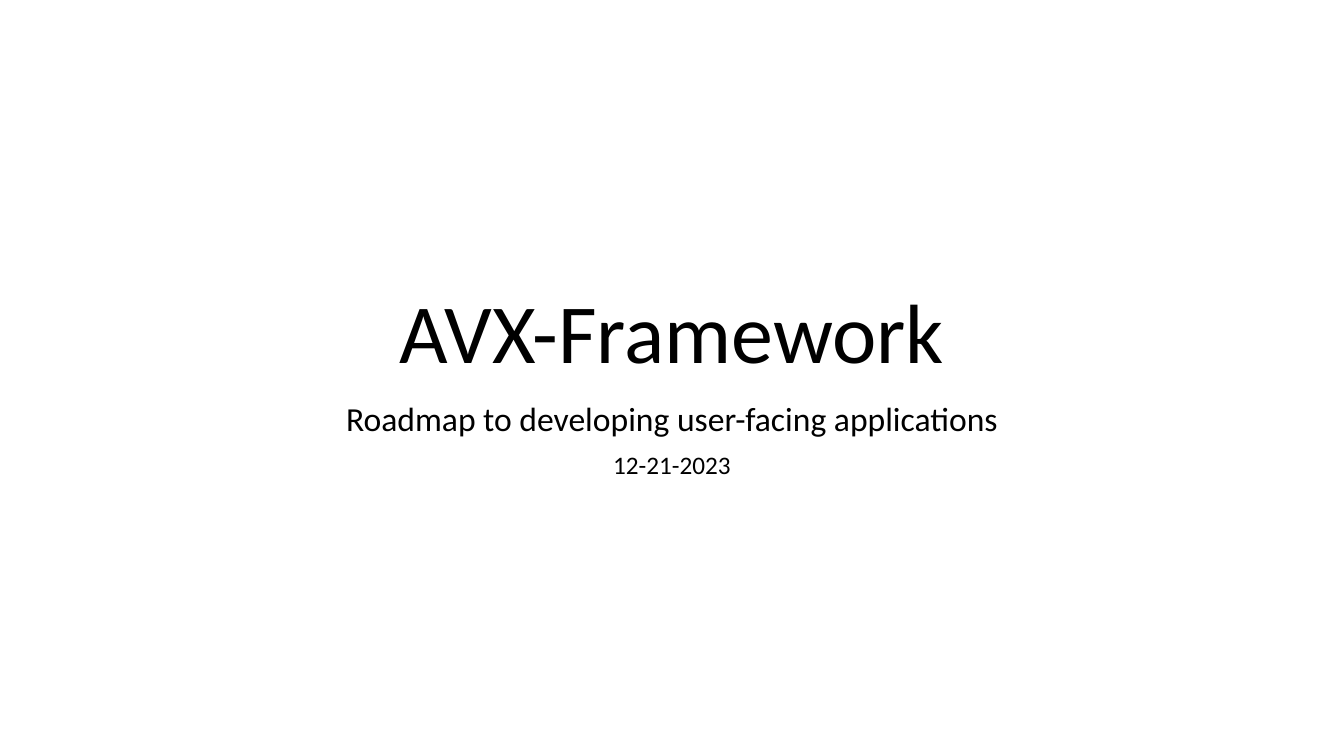
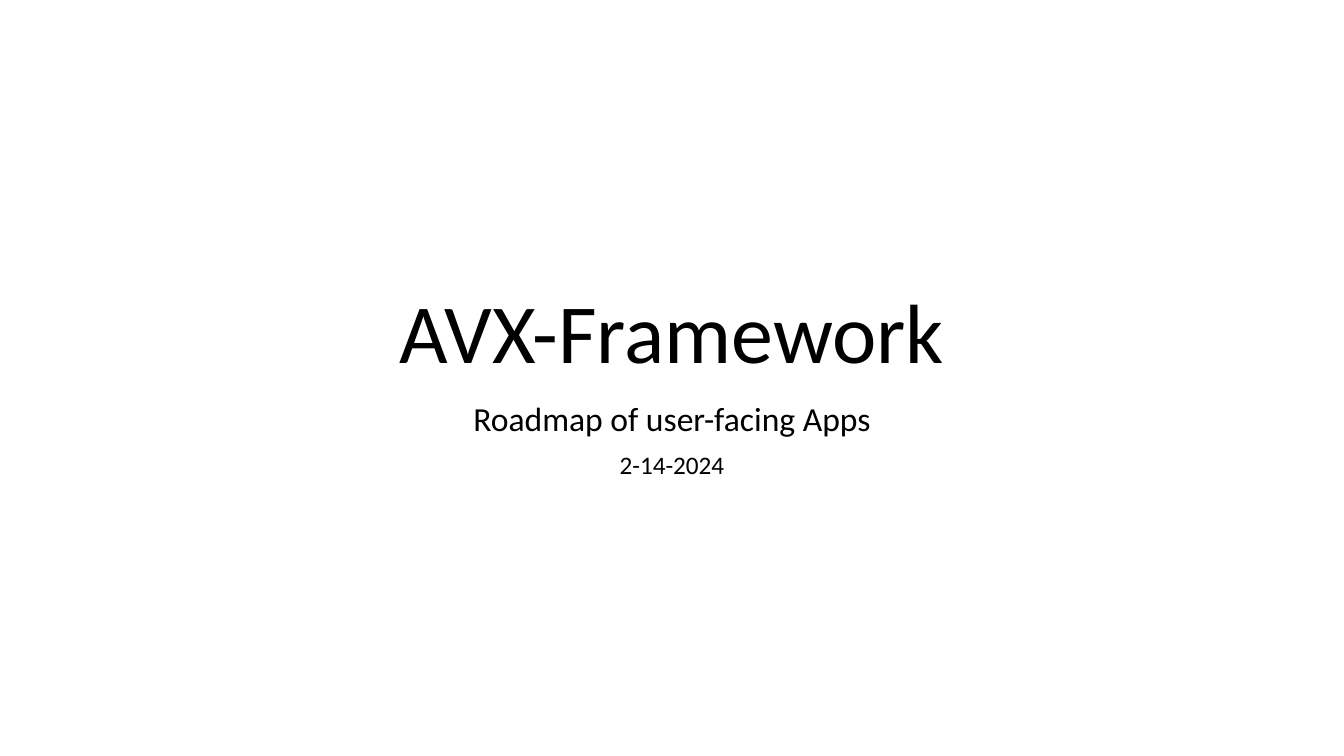
Before and after one commit to kwonus/AV-Engine, a slide deck: slide 1 of AVX-Framework.pptx. Drawn at 1344x756 pixels with LibreOffice and Linux fonts; fonts in the diff are those of the drawing. Boxes give left, top, right and bottom in pixels: in the first picture for what was removed or moved away, otherwise in the second. Text is boxed around its words. In the diff, an @@ line names an element or a change of style, - is before the commit and + after.

Commit message:
update the roadmap docs

```diff
--- a/AVX-Framework.pptx
+++ b/AVX-Framework.pptx
@@ subtitle at (473, 407, 871, 474): text changed @@
-Roadmap to developing user-facing applications
-12-21-2023
+Roadmap of user-facing Apps
+2-14-2024
```
Also in this commit, not shown: 2 other slides changed, 3 other files.
